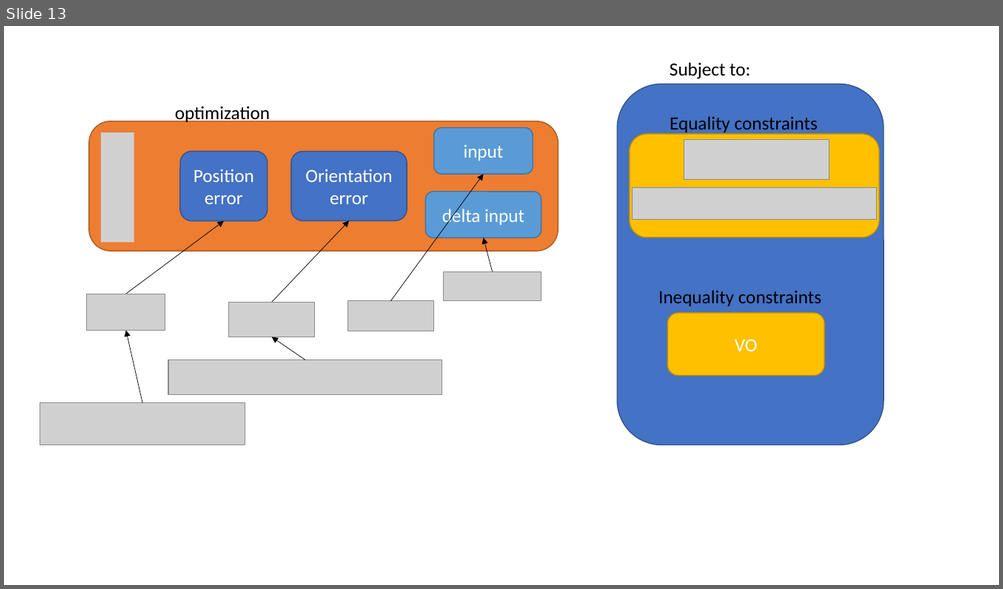
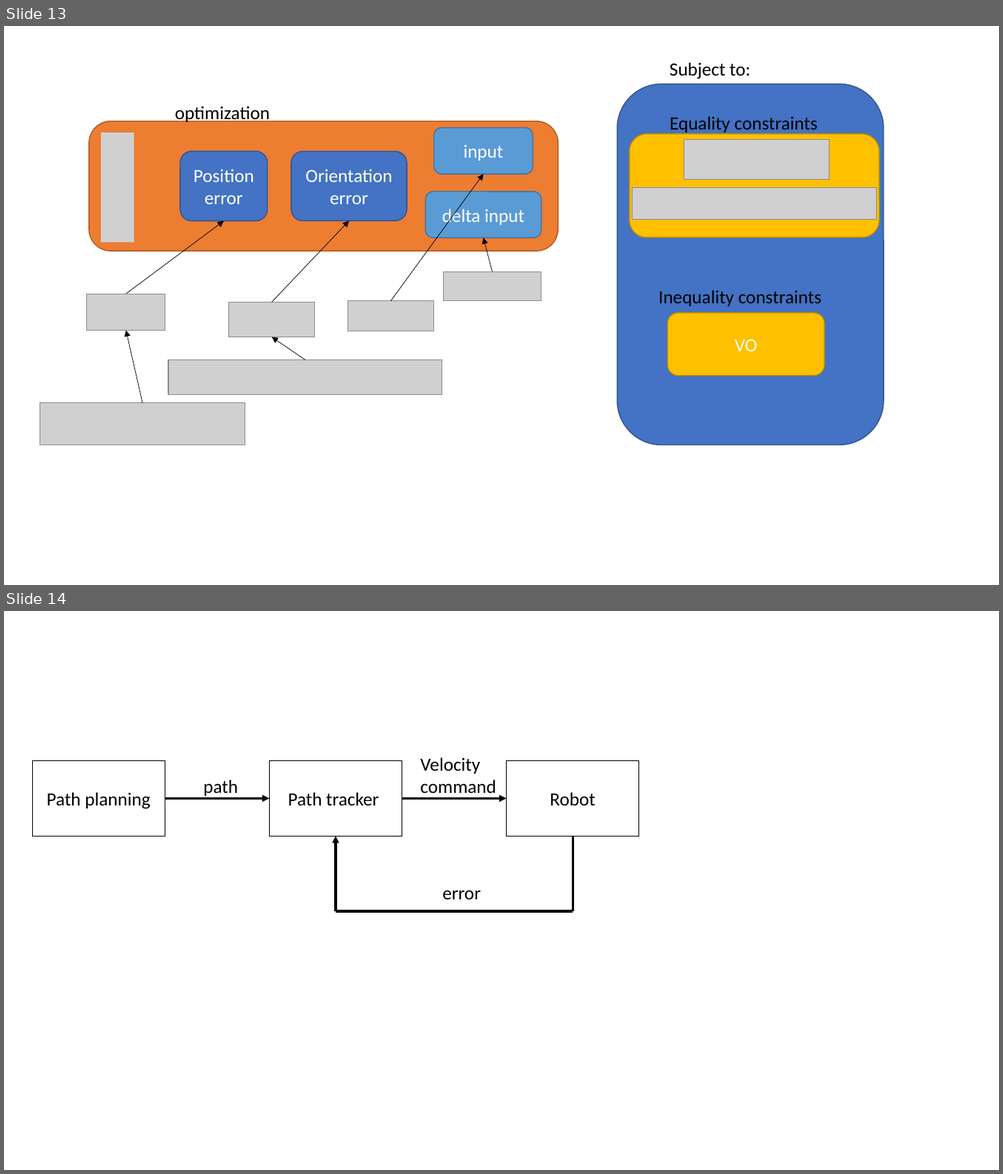
Before and after one commit to Yi-An-Wang/institute_information, a slide deck: path_planing/VO_code_try/robot_properties3.pptx. Shown one above the other, each under a label of ours: slide 13 before the commit, slides 13 and 14 after it. The pictures are 1003x589 and 1003x1174 pixels, drawn with LibreOffice and Linux fonts; fonts in the diff are those of the drawing; grey boxes stand for pictures. Boxes give left, top, right and bottom in pixels: in the first picture for what was removed or moved away, otherwise in the second. Text is boxed around its words. In the diff, an @@ line names an element or a change of style, - is before the commit and + after.

```diff
--- a/path_planing/VO_code_try/robot_properties3.pptx
+++ b/path_planing/VO_code_try/robot_properties3.pptx
@@ slide 14 added at [4, 611, 999, 1170], background #FFFFFF @@
@@ rectangle added at [32, 761, 165, 836], fill #FFFFFF, outline #000000 1 pt, 18 pt, text #000000 @@
+Path planning
@@ rectangle added at [270, 761, 402, 836], fill #FFFFFF, outline #000000 1 pt, 18 pt, text #000000 @@
+Path tracker
@@ text added at [420, 758, 495, 793], 18 pt, text #000000 @@
+Velocity command
@@ rectangle added at [506, 761, 639, 836], fill #FFFFFF, outline #000000 1 pt, 18 pt, text #000000 @@
+Robot
@@ text added at [203, 780, 238, 798], 18 pt, text #000000 @@
+path
@@ arrow added from (165, 798) to (270, 798), #000000 2.25 pt @@
@@ arrow added from (401, 798) to (506, 798), #000000 2.25 pt @@
@@ arrow added from (336, 911) to (336, 836), #000000 2.25 pt @@
@@ line added from (572, 836) to (572, 911), #000000 2.25 pt @@
@@ text added at [442, 890, 481, 900], 18 pt, text #000000 @@
+error
@@ line added from (572, 911) to (336, 911), #000000 2.25 pt @@
```
Also in this commit, not shown: 1 other slide added, 1 other file.
